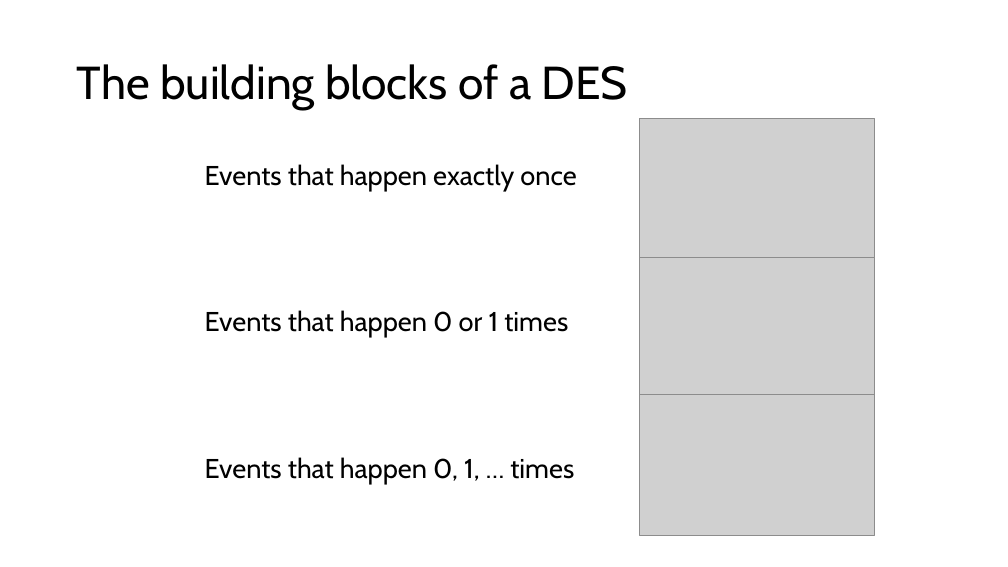
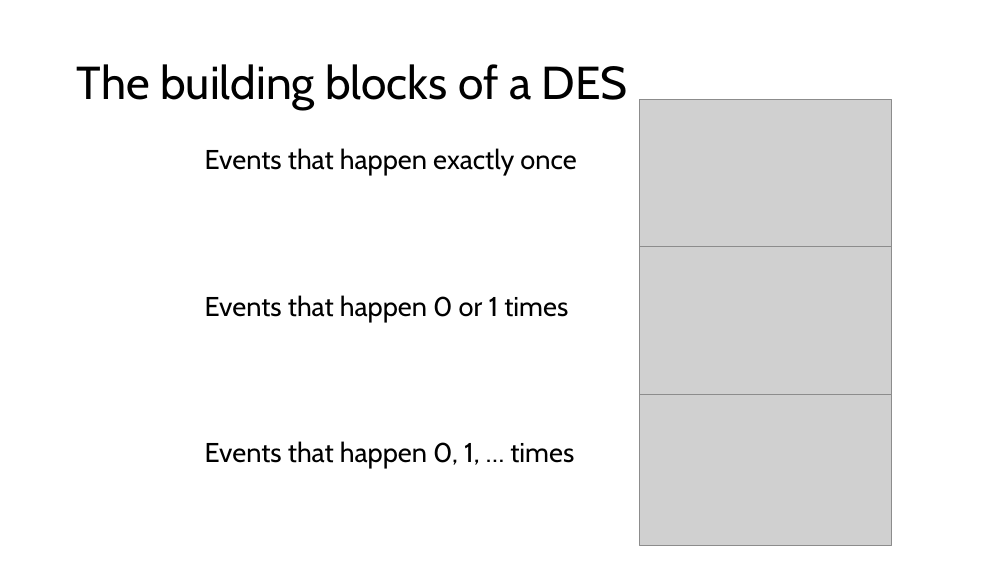
Before and after one commit to ttrikalin/des-R-course, a slide deck: slide 19 of master_files/materials/01_DES.pptx (slide 18 before the commit). Drawn at 1008x567 pixels with LibreOffice and Linux fonts; fonts in the diff are those of the drawing; grey boxes stand for pictures. Boxes give left, top, right and bottom in pixels: in the first picture for what was removed or moved away, otherwise in the second. Text is boxed around its words. In the diff, an @@ line names an element or a change of style, - is before the commit and + after.

```diff
--- a/master_files/materials/01_DES.pptx
+++ b/master_files/materials/01_DES.pptx
@@ picture: place and size @@
-picture at [640,119,874,259]
+picture at [640,99,892,250]
@@ text "Events that happen exactly once": place and size @@
-text "Events that happen exactly once" at [205,164,576,484]
+text "Events that happen exactly once" at [205,148,576,469]
@@ picture: place and size @@
-picture at [640,258,874,399]
+picture at [640,247,892,399]
@@ picture: place and size @@
-picture at [640,395,874,535]
+picture at [640,395,892,546]
```
Also in this commit, not shown: 1 other slide changed, 1 slide added, 11 other files.
